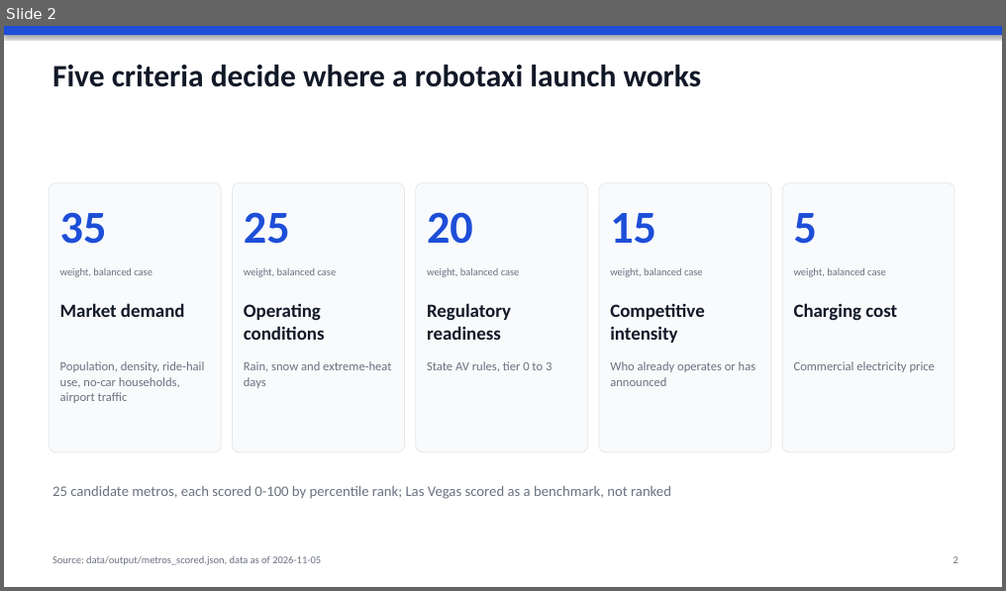
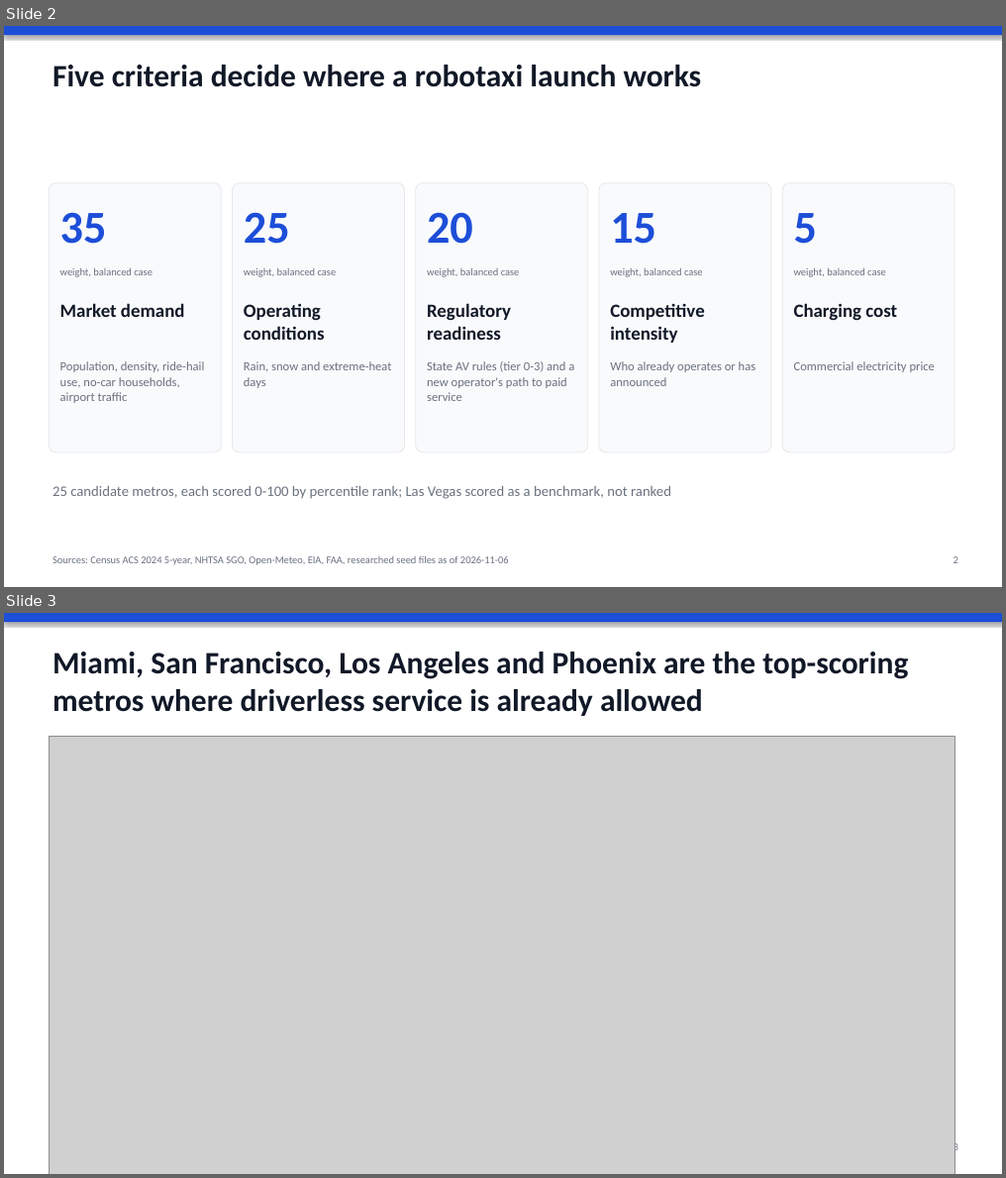
Before and after one commit to jmayank574/av-expansion-strategy, a slide deck: reports/deck.pptx. Shown one above the other, each under a label of ours: slide 2 before the commit, slides 2 and 3 after it. The pictures are 1006x591 and 1006x1178 pixels, drawn with LibreOffice and Linux fonts; fonts in the diff are those of the drawing; grey boxes stand for pictures. Boxes give left, top, right and bottom in pixels: in the first picture for what was removed or moved away, otherwise in the second. Text is boxed around its words. In the diff, an @@ line names an element or a change of style, - is before the commit and + after.

```diff
--- a/reports/deck.pptx
+++ b/reports/deck.pptx
@@ slide 3 added at (4,613,1002,1174), background #FFFFFF @@
@@ rectangle added at (4,613,1002,622), fill #1D4ED8 @@
@@ text added at (53,652,908,716), 30 pt, text #111827, bold @@
+Miami, San Francisco, Los Angeles and Phoenix are the top-scoring metros where driverless service is already allowed
@@ picture added at (49,737,954,1174) @@
@@ text added at (953,1142,958,1154), 10 pt, text #6B7280 @@
+3
@@ slide 2 changed as well @@
@@ text at (427,362,574,401): text changed @@
-State AV rules, tier 0 to 3
+State AV rules (tier 0-3) and a new operator's path to paid service
@@ text at (53,557,509,566): text changed @@
-Source: data/output/metros_scored.json, data as of 2026-11-05
+Sources: Census ACS 2024 5-year, NHTSA SGO, Open-Meteo, EIA, FAA, researched seed files as of 2026-11-06
```
Also in this commit, not shown: 5 other slides changed, 1 slide removed, 37 other files.
